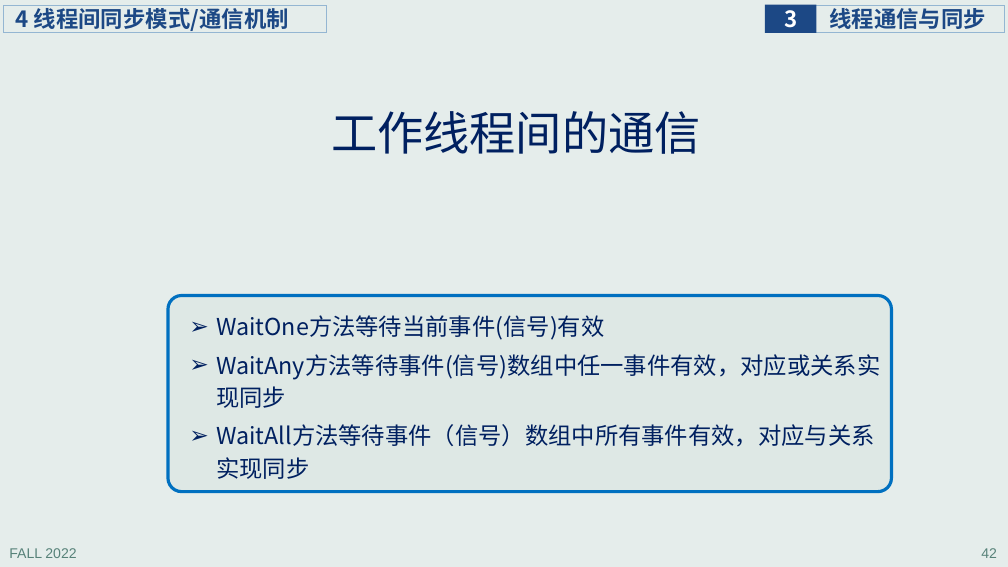
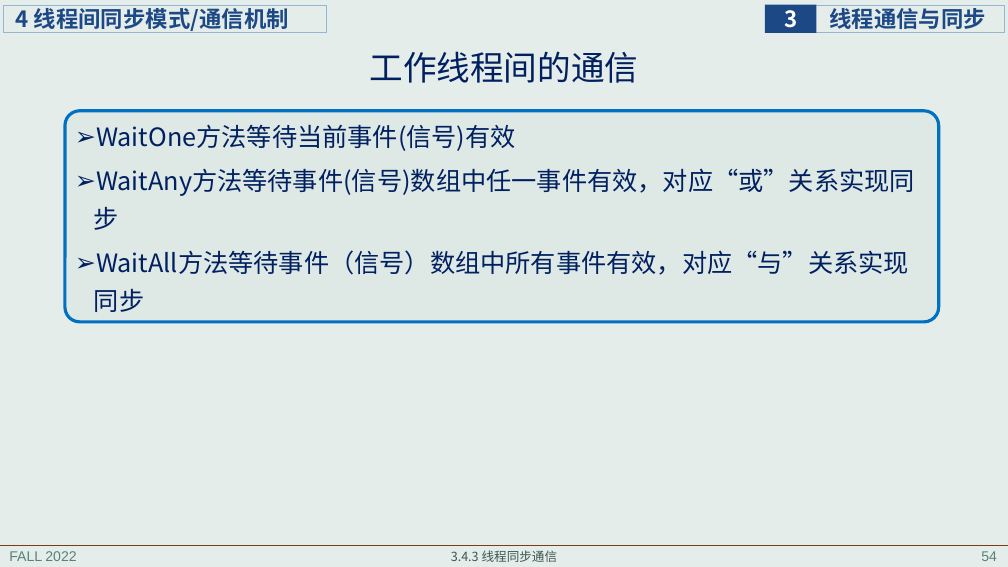
Before and after one commit to principleWindows/win-principle-2022, a slide deck: slide 54 of slides/instruction/principleWindows_3.pptx (slide 42 before the commit). Drawn at 1008x567 pixels with LibreOffice and Linux fonts; fonts in the diff are those of the drawing. Boxes give left, top, right and bottom in pixels: in the first picture for what was removed or moved away, otherwise in the second. Text is boxed around its words. In the diff, an @@ line names an element or a change of style, - is before the commit and + after.

```diff
--- a/slides/instruction/principleWindows_3.pptx
+++ b/slides/instruction/principleWindows_3.pptx
@@ title "工作线程间的通信": place and size @@
-title "工作线程间的通信" at box(331, 111, 701, 154)
+title "工作线程间的通信" at box(369, 51, 638, 83)
@@ title "工作线程间的通信" at box(369, 51, 638, 83): size 44 to 32 pt; alignment left to centre @@
@@ rounded rectangle: place and size @@
-rounded rectangle at box(168, 296, 892, 492)
+rounded rectangle at box(65, 111, 939, 322)
@@ text "WaitOne方法等待当前事件(信号)有效": place and size @@
-text "WaitOne方法等待当前事件(信号)有效" at box(216, 315, 880, 479)
+text "WaitOne方法等待当前事件(信号)有效" at box(94, 125, 915, 312)
@@ text at box(96, 125, 516, 151): size 22.2 to 24 pt in "WaitOne方法等待当前事件(信号)有效"; line spacing 1.15 to 1.25 @@
@@ text at box(94, 168, 915, 312): text changed; size 22.2 to 24 pt @@
-➢ WaitAny方法等待事件(信号)数组中任一事件有效，对应或关系实现同步
-➢ WaitAll方法等待事件（信号）数组中所有事件有效，对应与关系实现同步
+➢ WaitAny方法等待事件(信号)数组中任一事件有效，对应“或”关系实现同步
+➢ WaitAll方法等待事件（信号）数组中所有事件有效，对应“与”关系实现同步
@@ line added from (0, 545) to (1008, 545), #7B3D17 0.5 pt @@
@@ text added at box(451, 550, 558, 562), 12 pt, text #3A5750 @@
+3.4.3 线程同步通信
@@ page number removed at box(981, 548, 997, 558) @@
-42
@@ page number added at box(981, 551, 997, 561), 13.3 pt, text #578279 @@
+54
```
Also in this commit, not shown: 52 other slides changed, 19 slides added, 1 slide removed, 7 other files.
